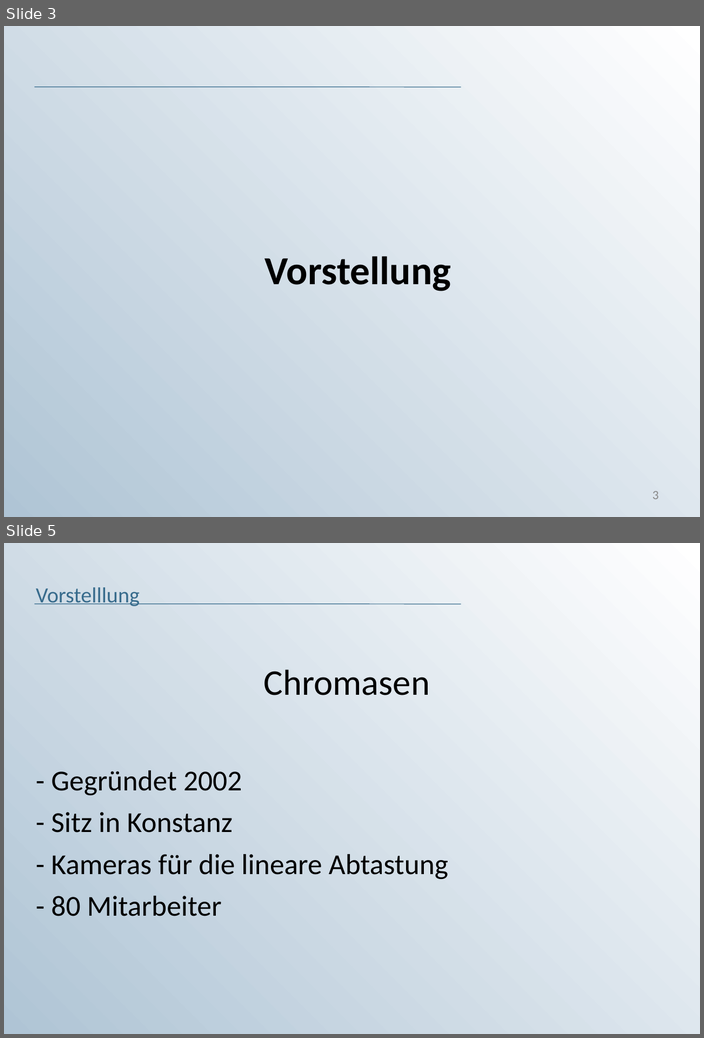
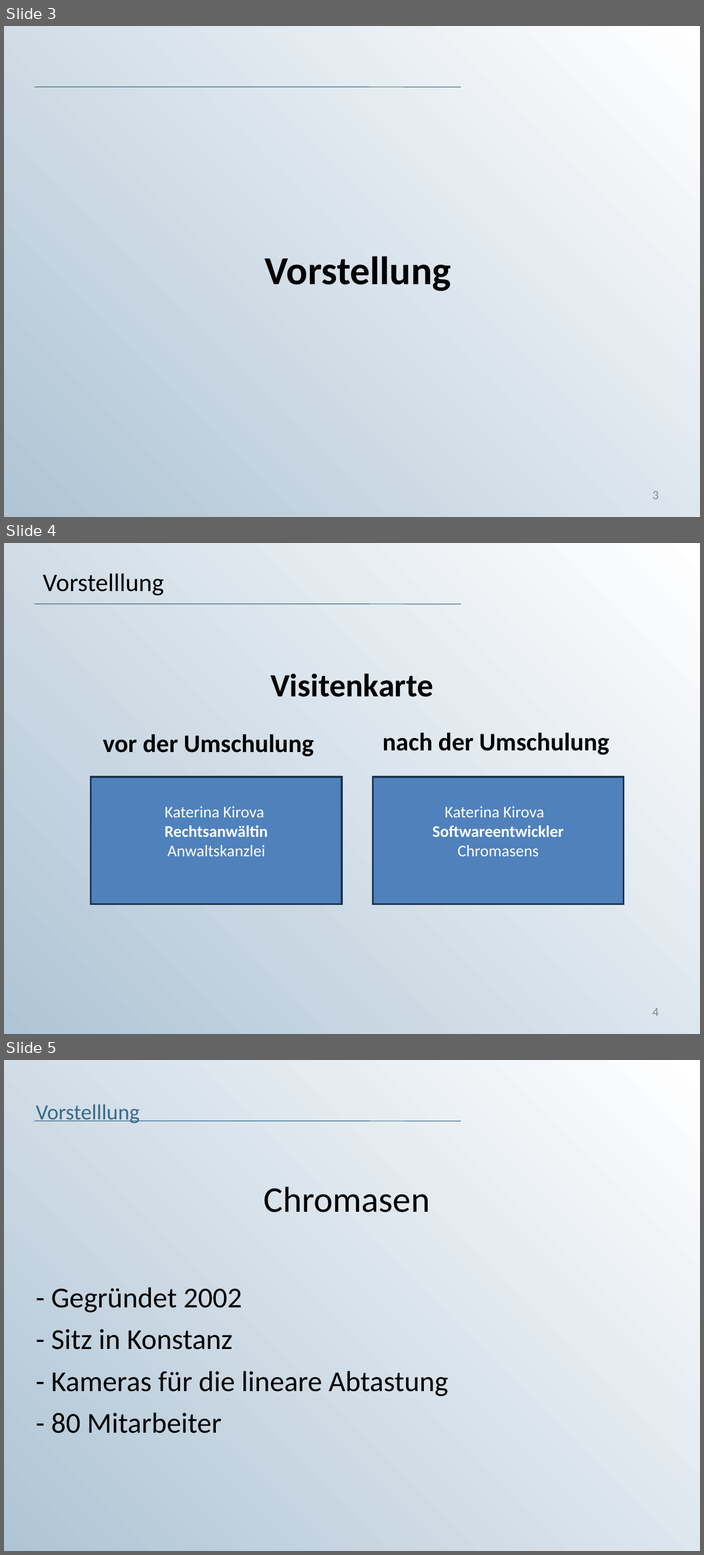
Before and after one commit to KaterinaKirova/Exam-DAVA, a slide deck: Präsentation_DAVA_Prüfung.ppt. Shown one above the other, each under a label of ours: slides 3 and 5 before the commit, slides 3, 4 and 5 after it; the slides between them are not shown. The pictures are 704x1038 and 704x1555 pixels, drawn with LibreOffice and Linux fonts; fonts in the diff are those of the drawing; background and template pictures are left out. Boxes give left, top, right and bottom in pixels: in the first picture for what was removed or moved away, otherwise in the second. Text is boxed around its words. In the diff, an @@ line names an element or a change of style, - is before the commit and + after.

```diff
--- a/Präsentation_DAVA_Prüfung.ppt
+++ b/Präsentation_DAVA_Prüfung.ppt
@@ slide 4 added at [4, 543, 700, 1034], background gradient #AFC4D5 to #FFFFFF; not listed: 1 template element that a slide beside it also shows @@
@@ title added at [43, 573, 164, 595], 28 pt, text #000000 @@
+Vorstelllung
@@ text added at [270, 673, 433, 697], 36 pt, text #000000, bold @@
+Visitenkarte
@@ text added at [103, 734, 314, 837], 28 pt, text #000000, bold @@
+vor der Umschulung
+Katerina Kirova
+Rechtsanwältin
+Anwaltskanzlei
@@ text added at [382, 733, 609, 885], 28 pt, text #000000, bold @@
+nach der Umschulung
+Katerina Kirova
+Softwareentwickler
+Chromasens
@@ rectangle added at [91, 777, 342, 904], fill #4F81BD, outline #1C334E 2.01 pt, 18 pt, text #FFFFFF @@
+Katerina Kirova
+Rechtsanwältin
+Anwaltskanzlei
@@ rectangle added at [372, 777, 623, 904], fill #4F81BD, outline #1C334E 2.01 pt, 18 pt, text #FFFFFF @@
+Katerina Kirova
+Softwareentwickler
+Chromasens
@@ page number added at [652, 1008, 658, 1016], 14 pt, text #898989 @@
+4
```
Also in this commit, not shown: 1 slide changed, 1 slide removed, 4 other files.
